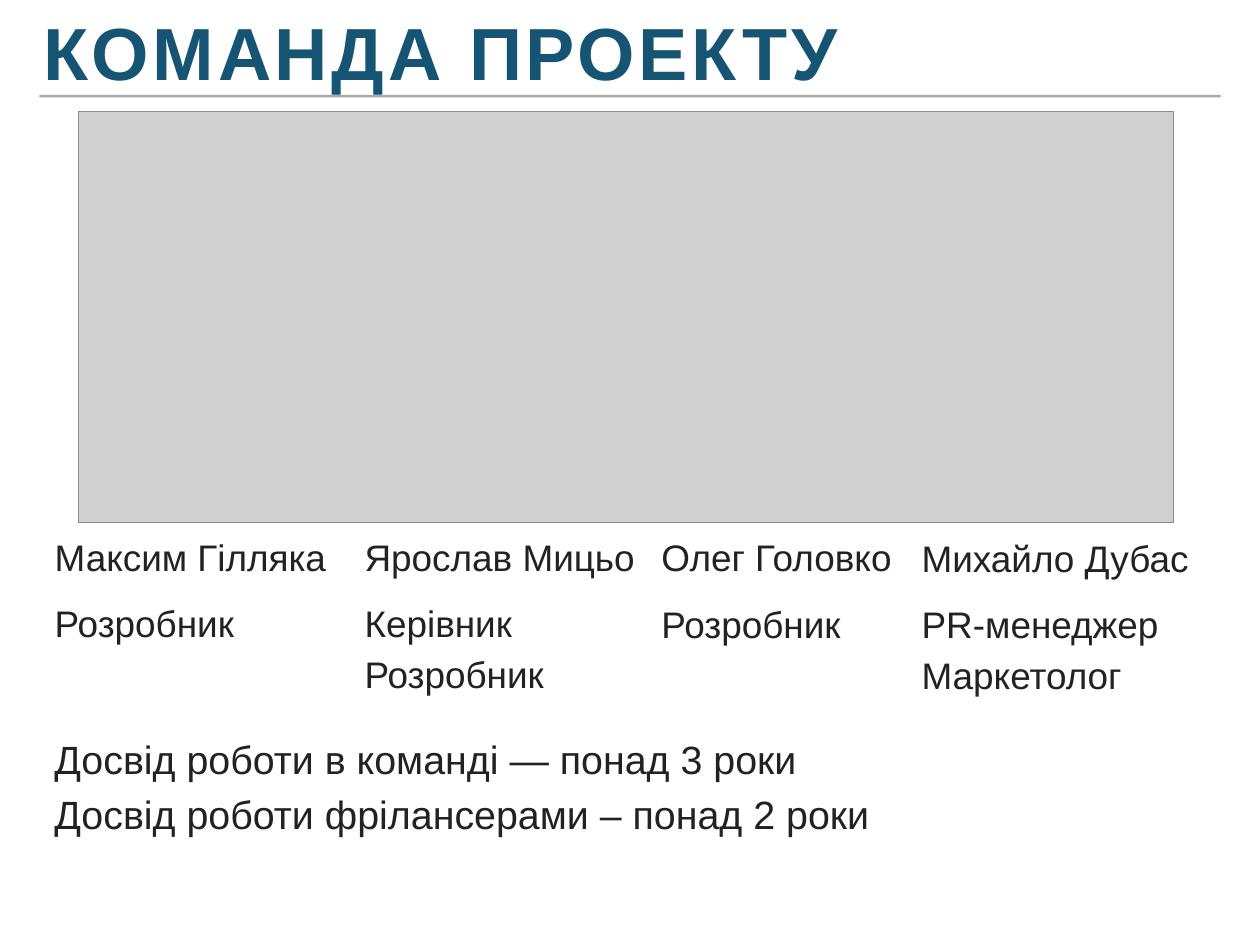
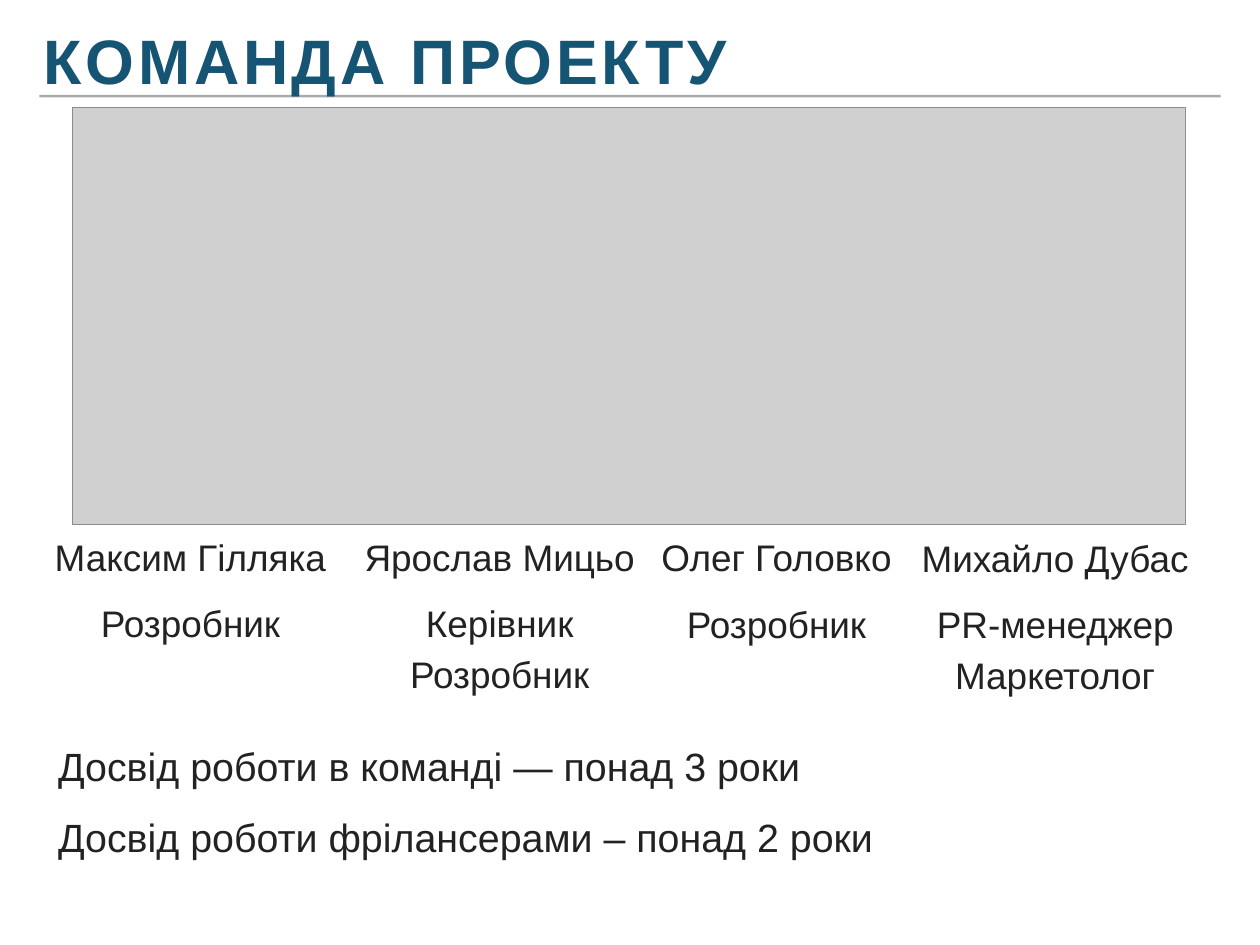
Before and after one commit to Frozen-Team/summercamp, a slide deck: slide 9 of presentation/Presentation_edited.pptx. Drawn at 1260x945 pixels with LibreOffice and Linux fonts; fonts in the diff are those of the drawing; grey boxes stand for pictures. Boxes give left, top, right and bottom in pixels: in the first picture for what was removed or moved away, otherwise in the second. Text is boxed around its words. In the diff, an @@ line names an element or a change of style, - is before the commit and + after.

```diff
--- a/presentation/Presentation_edited.pptx
+++ b/presentation/Presentation_edited.pptx
@@ text "КОМАНДА ПРОЕКТУ": place and size @@
-text "КОМАНДА ПРОЕКТУ" at bbox=[43, 28, 837, 94]
+text "КОМАНДА ПРОЕКТУ" at bbox=[44, 40, 726, 95]
@@ text "КОМАНДА ПРОЕКТУ" at bbox=[44, 40, 726, 95]: size 60 to 51 pt @@
@@ picture: place and size @@
-picture at bbox=[79, 112, 1174, 522]
+picture at bbox=[73, 107, 1186, 525]
@@ alignment left to centre in 4 elements at bbox=[661, 545, 891, 645], bbox=[55, 544, 326, 644], bbox=[365, 545, 635, 695], bbox=[922, 544, 1189, 696] @@
@@ text "Досвід роботи в команді — ...": place and size @@
-text "Досвід роботи в команді — ..." at bbox=[54, 745, 869, 837]
+text "Досвід роботи в команді — ..." at bbox=[58, 752, 873, 860]
@@ text "Досвід роботи в команді — ..." at bbox=[58, 752, 873, 860]: line spacing 1 to 1.5; less space between paragraphs @@
```
Also in this commit, not shown: 8 other slides changed.
